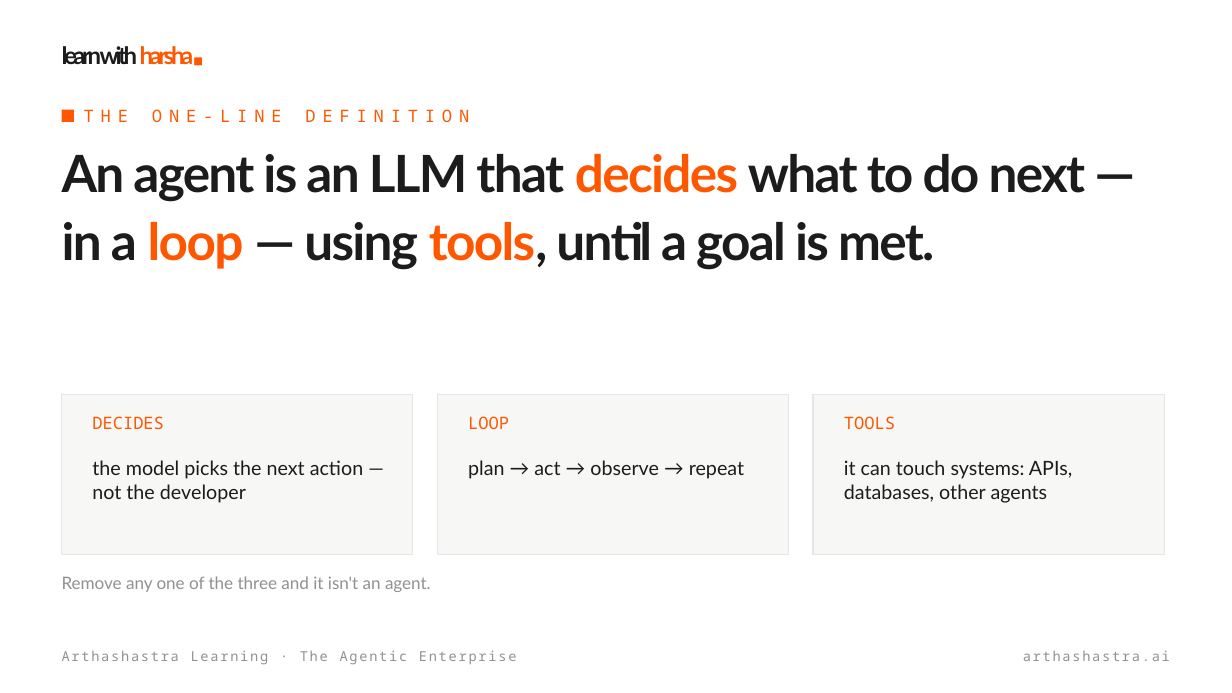
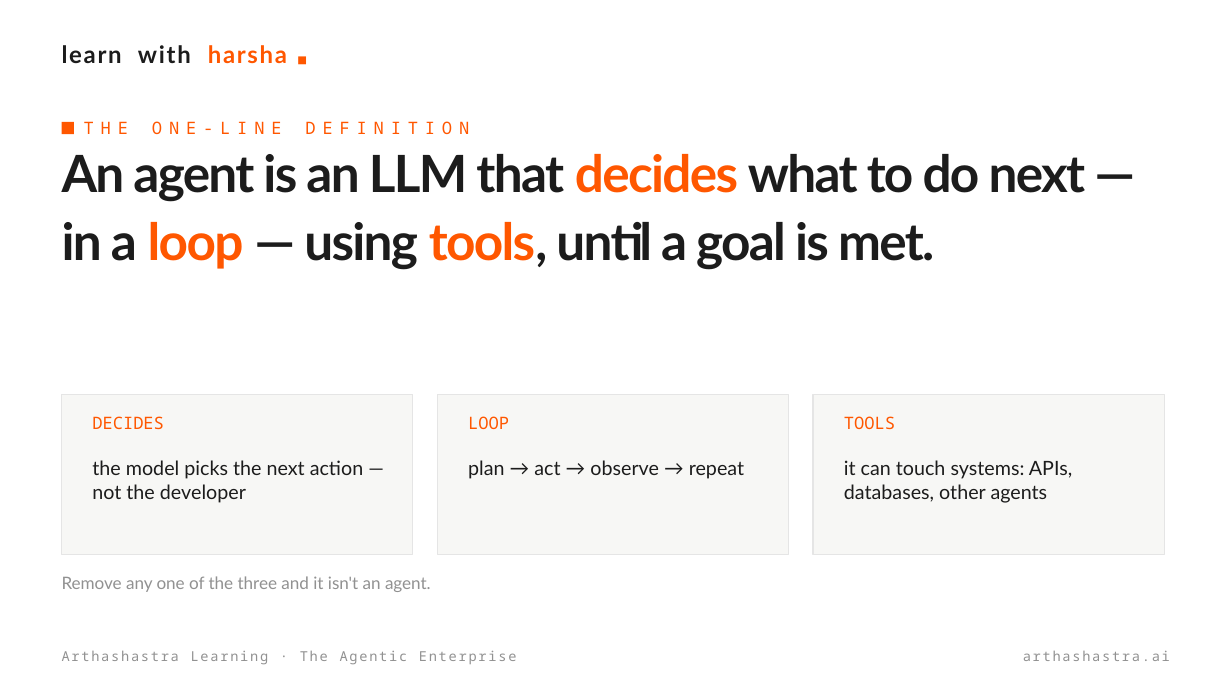
Before and after one commit to harsha47ai/agentic-ai, a slide deck: slide 3 of episodes/01-what-is-an-agent/slides/ep01-what-is-an-agent.pptx. Drawn at 1232x693 pixels with LibreOffice and Linux fonts; fonts in the diff are those of the drawing; background and template pictures are left out. Boxes give left, top, right and bottom in pixels: in the first picture for what was removed or moved away, otherwise in the second. Text is boxed around its words. In the diff, an @@ line names an element or a change of style, - is before the commit and + after.

```diff
--- a/episodes/01-what-is-an-agent/slides/ep01-what-is-an-agent.pptx
+++ b/episodes/01-what-is-an-agent/slides/ep01-what-is-an-agent.pptx
@@ text at [62, 45, 287, 64]: spaces changed @@
-learn with harsha■
+learn with harsha ■
@@ text "THE ONE-LINE DEFINITION": place and size @@
-text "THE ONE-LINE DEFINITION" at [84, 109, 469, 122]
+text "THE ONE-LINE DEFINITION" at [84, 121, 469, 134]
@@ rectangle: place and size @@
-rectangle at [62, 110, 74, 122]
+rectangle at [62, 122, 74, 134]
```
Also in this commit, not shown: 11 other slides changed, 3 other files.
